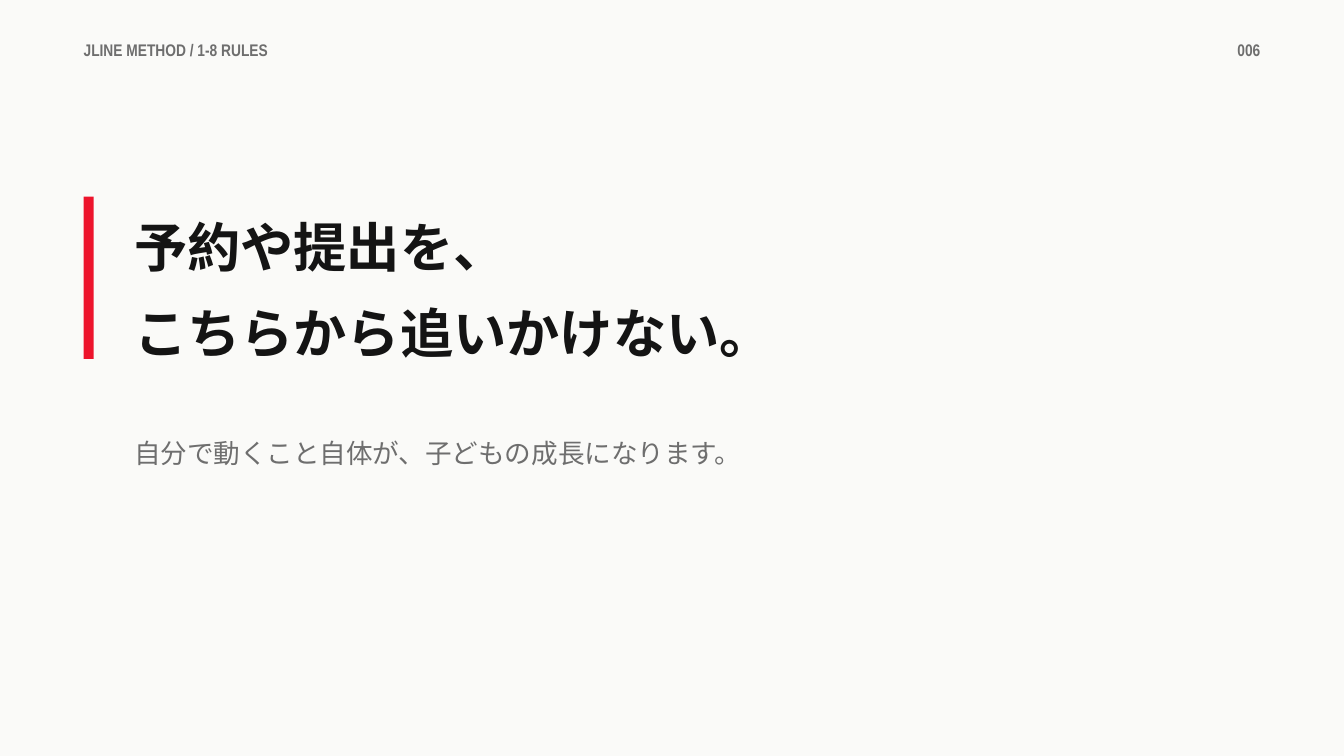
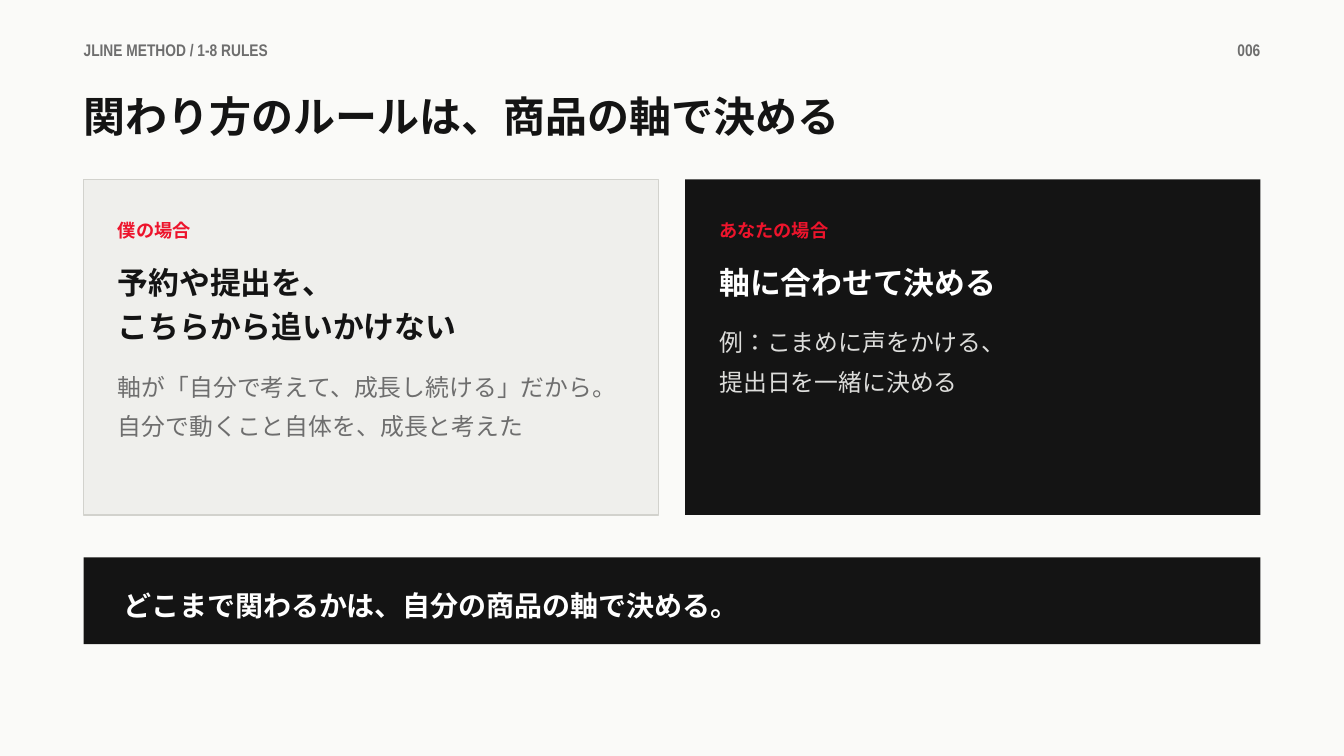
Before and after one commit to takafumisuzuki1117-sys/takafumi_suzuki, a slide deck: slide 6 of JLINEメソッド/教材/1章/1-8_先に決めておくこと.pptx. Drawn at 1344x756 pixels with LibreOffice and Linux fonts; fonts in the diff are those of the drawing. Boxes give left, top, right and bottom in pixels: in the first picture for what was removed or moved away, otherwise in the second. Text is boxed around its words. In the diff, an @@ line names an element or a change of style, - is before the commit and + after.

```diff
--- a/JLINEメソッド/教材/1章/1-8_先に決めておくこと.pptx
+++ b/JLINEメソッド/教材/1章/1-8_先に決めておくこと.pptx
@@ text added at bbox=[84, 96, 840, 136], 30 pt, text #141414, bold @@
+関わり方のルールは、商品の軸で決める
@@ rectangle added at bbox=[84, 179, 659, 515], fill #EFEFEC, outline #D2D2CD 0.75 pt @@
@@ rectangle added at bbox=[686, 179, 1261, 515], fill #141414 @@
@@ rectangle removed at bbox=[84, 197, 94, 359] @@
@@ text added at bbox=[118, 221, 191, 239], 13 pt, text #ED142C, bold @@
+僕の場合
@@ text added at bbox=[719, 221, 828, 239], 13 pt, text #ED142C, bold @@
+あなたの場合
@@ text at bbox=[118, 268, 333, 297]: size 38 to 22 pt in "予約や提出を、"; line spacing 1.35 to 1.2 @@
@@ text "予約や提出を、": place and size @@
-text "予約や提出を、" at bbox=[134, 221, 773, 358]
+text "予約や提出を、" at bbox=[118, 268, 456, 341]
@@ text added at bbox=[719, 268, 996, 297], 22 pt, text #FFFFFF, bold @@
+軸に合わせて決める
@@ text at bbox=[118, 312, 456, 341]: text changed; size 38 to 22 pt @@
-こちらから追いかけない。
+こちらから追いかけない
@@ text added at bbox=[719, 331, 1005, 353], 17 pt, text #DDDDDB @@
+例：こまめに声をかける、
+提出日を一緒に決める
@@ text added at bbox=[118, 376, 616, 437], 17 pt, text #6E6E6E @@
+軸が「自分で考えて、成長し続ける」だから。
+自分で動くこと自体を、成長と考えた
@@ text removed at bbox=[134, 440, 741, 465] @@
-自分で動くこと自体が、子どもの成長になります。
@@ rectangle added at bbox=[84, 558, 1260, 644], fill #141414 @@
@@ text added at bbox=[124, 592, 739, 619], 20 pt, text #FFFFFF, bold @@
+どこまで関わるかは、自分の商品の軸で決める。
```
Also in this commit, not shown: 5 other slides changed, 27 other files.
